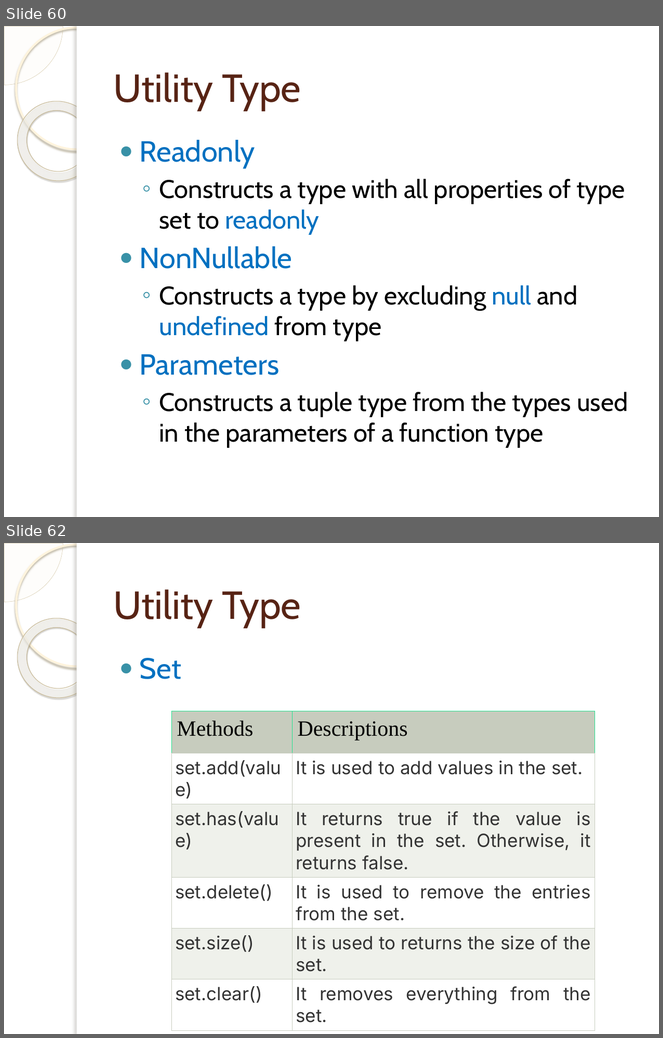
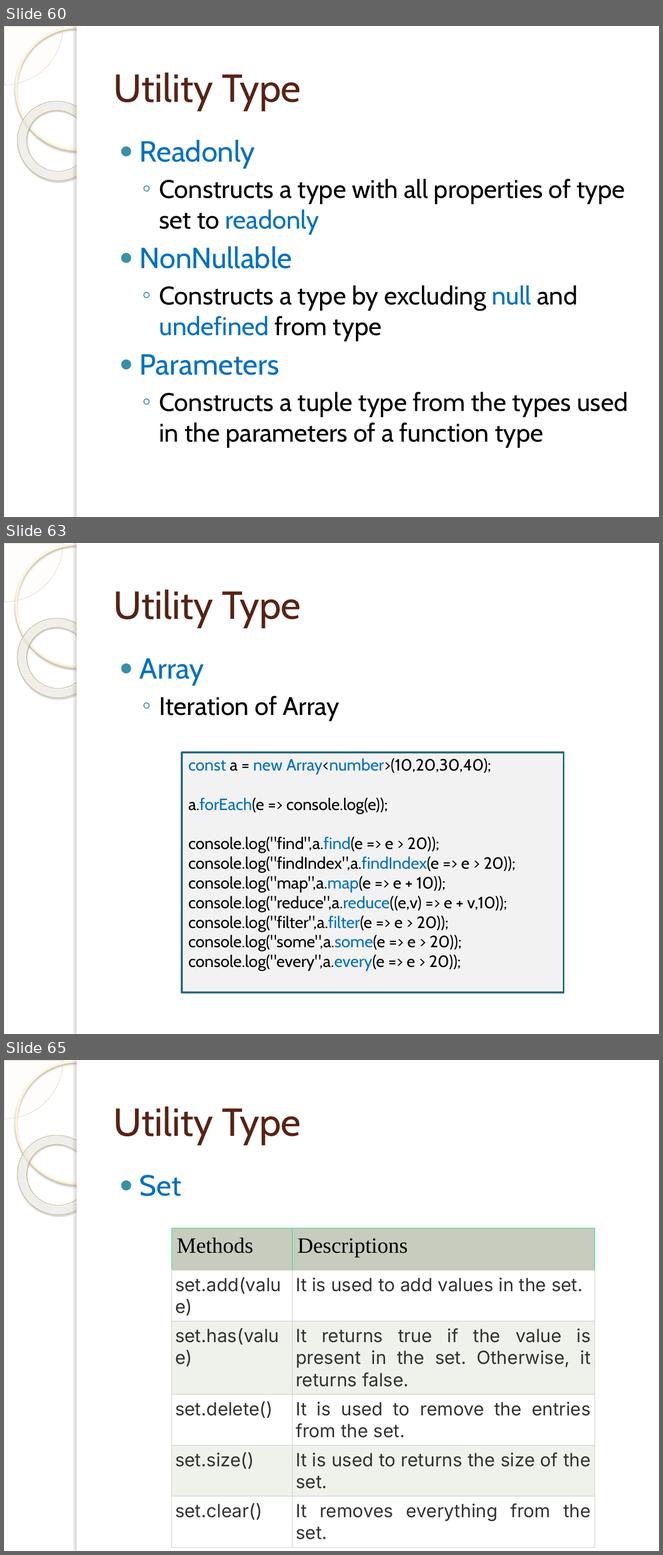
Before and after one commit to tassun/train-ts, a slide deck: Introduction to TypeScript.pptx. Shown one above the other, each under a label of ours: slides 60 and 62 before the commit, slides 60, 63 and 65 after it; the slides between them are not shown. The pictures are 663x1038 and 663x1555 pixels, drawn with LibreOffice and Linux fonts; fonts in the diff are those of the drawing; background and template pictures are left out. Boxes give left, top, right and bottom in pixels: in the first picture for what was removed or moved away, otherwise in the second. Text is boxed around its words. In the diff, an @@ line names an element or a change of style, - is before the commit and + after.

```diff
--- a/Introduction to TypeScript.pptx
+++ b/Introduction to TypeScript.pptx
@@ slide 63 added at <box>4,543,659,1034</box>, background picture (left out); not listed: 5 template elements that a slide beside it also shows @@
@@ title added at <box>113,589,301,627</box>, 43 pt, text #572314 @@
+Utility Type
@@ text added at <box>140,658,339,721</box>, 28 pt, text #000000 @@
+● Array
+  ◦ Iteration of Array
@@ rectangle added at <box>182,753,564,993</box>, fill #F2F2F2, outline #296B7C 2 pt, 18 pt, text #000000 @@
+const a = new Array<number>(10,20,30,40);
+a.forEach(e => console.log(e));
+console.log("find",a.find(e => e > 20));
+console.log("findIndex",a.findIndex(e => e > 20));
+console.log("map",a.map(e => e + 10));
+console.log("reduce",a.reduce((e,v) => e + v,10));
+console.log("filter",a.filter(e => e > 20));
+console.log("some",a.some(e => e > 20));
+console.log("every",a.every(e => e > 20));
@@ what was slide 62 is now slide 65 @@
```
Also in this commit, not shown: 3 slides changed, 5 other slides added, 1 other file.
